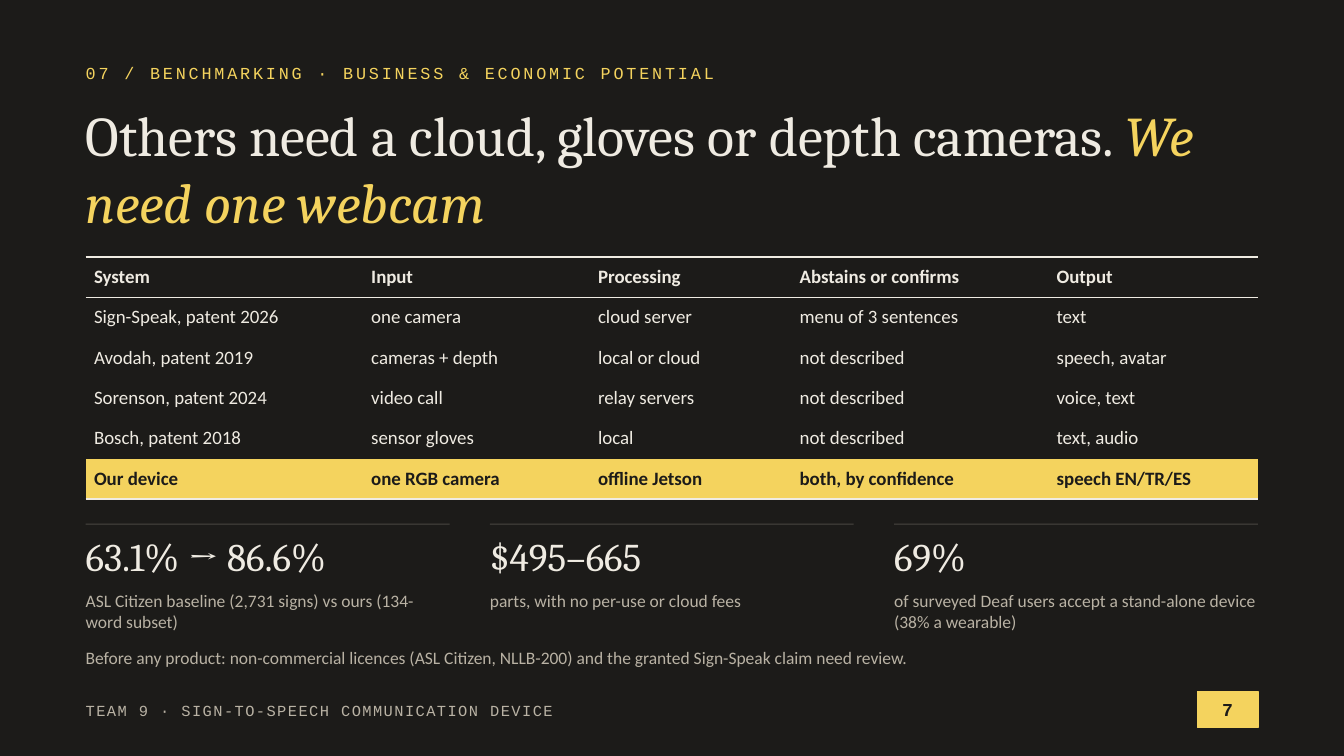
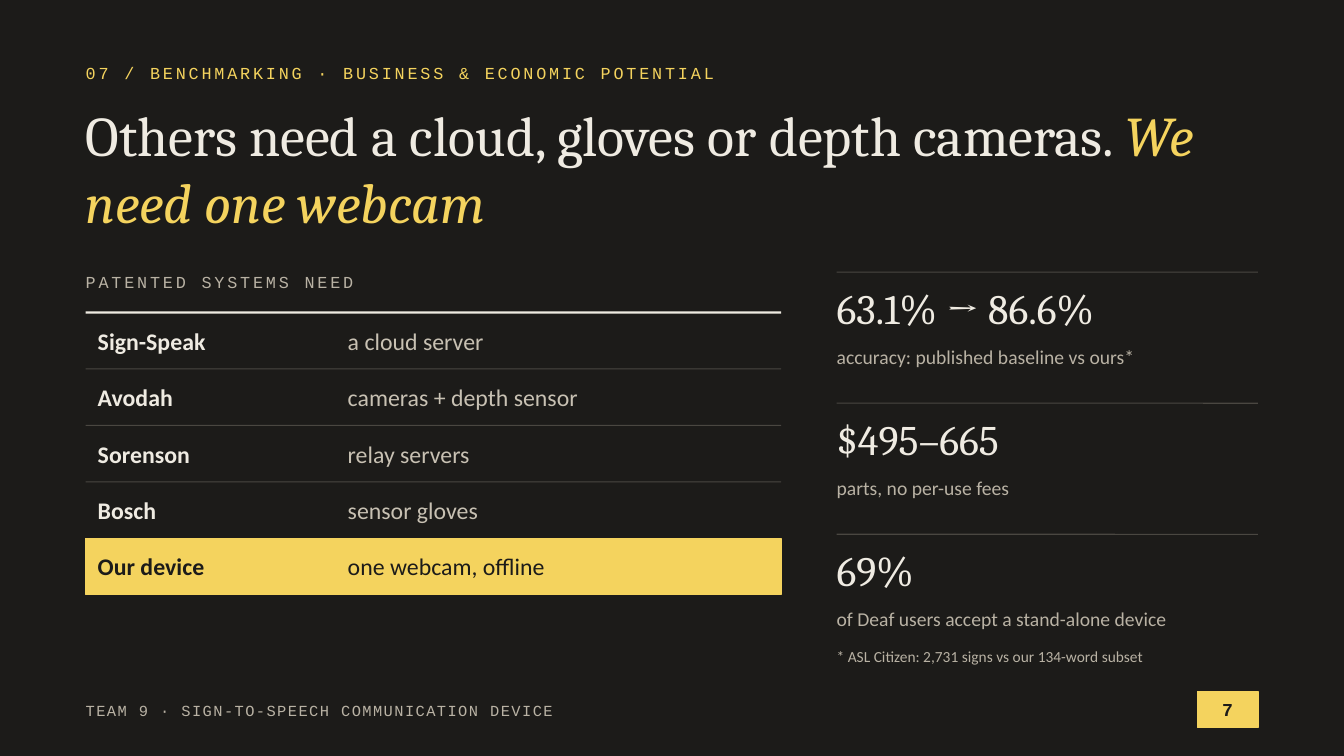
Before and after one commit to anxious956/Multilingual-Sign-to-Speech-Communication-Device, a slide deck: slide 7 of docs/presentation/Team9_Proposal_Presentation.pptx. Drawn at 1344x756 pixels with LibreOffice and Linux fonts; fonts in the diff are those of the drawing. Boxes give left, top, right and bottom in pixels: in the first picture for what was removed or moved away, otherwise in the second. Text is boxed around its words. In the diff, an @@ line names an element or a change of style, - is before the commit and + after.

```diff
--- a/docs/presentation/Team9_Proposal_Presentation.pptx
+++ b/docs/presentation/Team9_Proposal_Presentation.pptx
@@ table removed at [86, 257, 1258, 492], 6 rows, 5 columns @@
-System | Input | Processing | Abstains or confirms | Output
-Sign-Speak, patent 2026 | one camera | cloud server | menu of 3 sentences | text
-Avodah, patent 2019 | cameras + depth | local or cloud | not described | speech, avatar
-Sorenson, patent 2024 | video call | relay servers | not described | voice, text
-Bosch, patent 2018 | sensor gloves | local | not described | text, audio
-Our device | one RGB camera | offline Jetson | both, by confidence | speech EN/TR/ES
@@ text added at [86, 277, 354, 288], 12 pt, text #B9B2A4 @@
+PATENTED SYSTEMS NEED
@@ text "63.1% → 86.6%": place and size @@
-text "63.1% → 86.6%" at [86, 543, 326, 573]
+text "63.1% → 86.6%" at [837, 294, 1094, 326]
@@ line added from (837, 272) to (1258, 272), #4A4741 0.75 pt @@
@@ line moved from (86, 524) - (450, 524) to (86, 313) - (781, 313) @@
@@ line (86, 313) - (781, 313): stroke #4A4741 0.75 pt to #EFEBE2 1.5 pt @@
@@ text added at [98, 333, 206, 354], 17 pt, text #EFEBE2, bold @@
+Sign-Speak
@@ text added at [348, 333, 483, 350], 17 pt, text #C8C1B3 @@
+a cloud server
@@ text added at [837, 350, 1135, 367], 14 pt, text #B9B2A4 @@
+accuracy: published baseline vs ours*
@@ line moved from (490, 524) - (854, 524) to (86, 369) - (781, 369) @@
@@ text added at [98, 389, 173, 406], 17 pt, text #EFEBE2, bold @@
+Avodah
@@ text added at [348, 389, 578, 410], 17 pt, text #C8C1B3 @@
+cameras + depth sensor
@@ size 28 to 30 pt in 3 elements at [837, 556, 914, 588], [837, 294, 1094, 326], [837, 424, 999, 458] @@
@@ text "$495–665": place and size @@
-text "$495–665" at [490, 542, 641, 574]
+text "$495–665" at [837, 424, 999, 458]
@@ line added from (837, 403) to (1258, 403), #4A4741 0.75 pt @@
@@ line added from (86, 425) to (781, 425), #4A4741 0.75 pt @@
@@ text added at [98, 447, 190, 463], 17 pt, text #EFEBE2, bold @@
+Sorenson
@@ text added at [348, 446, 469, 467], 17 pt, text #C8C1B3 @@
+relay servers
@@ line added from (86, 482) to (781, 482), #4A4741 0.75 pt @@
@@ text added at [98, 502, 156, 519], 17 pt, text #EFEBE2, bold @@
+Bosch
@@ text added at [348, 502, 478, 523], 17 pt, text #C8C1B3 @@
+sensor gloves
@@ text at [837, 481, 1009, 498]: text changed; size 12.5 to 14 pt @@
-parts, with no per-use or cloud fees
+parts, no per-use fees
@@ rectangle added at [86, 538, 781, 595], fill #F4D35E, outline #F4D35E 1 pt @@
@@ line moved from (894, 524) - (1258, 524) to (837, 534) - (1258, 534) @@
@@ text added at [98, 558, 204, 575], 17 pt, text #1C1B19, bold @@
+Our device
@@ text added at [348, 558, 545, 578], 17 pt, text #1C1B19 @@
+one webcam, offline
@@ text "69%": place and size @@
-text "69%" at [894, 543, 966, 573]
+text "69%" at [837, 556, 914, 588]
@@ text at [837, 612, 1166, 629]: text changed; size 12.5 to 14 pt @@
-of surveyed Deaf users accept a stand-alone device (38% a wearable)
+of Deaf users accept a stand-alone device
@@ text removed at [86, 651, 907, 667] @@
-Before any product: non-commercial licences (ASL Citizen, NLLB-200) and the granted Sign-Speak claim need review.
@@ text at [848, 651, 1143, 665]: text changed; size 12.5 to 11 pt @@
-ASL Citizen baseline (2,731 signs) vs ours (134-word subset)
+* ASL Citizen: 2,731 signs vs our 134-word subset
```
Also in this commit, not shown: 5 other slides changed, 1 other file.
